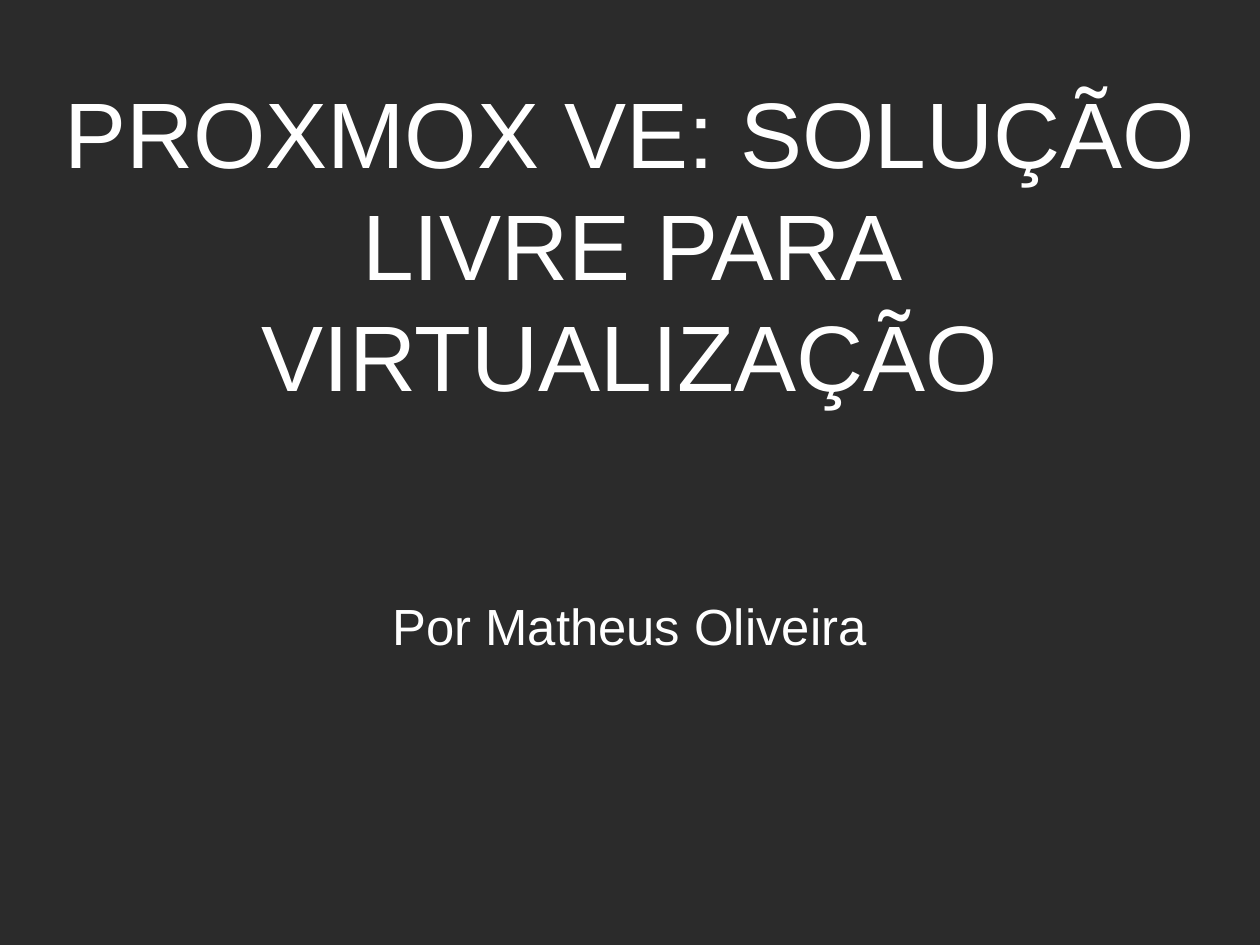
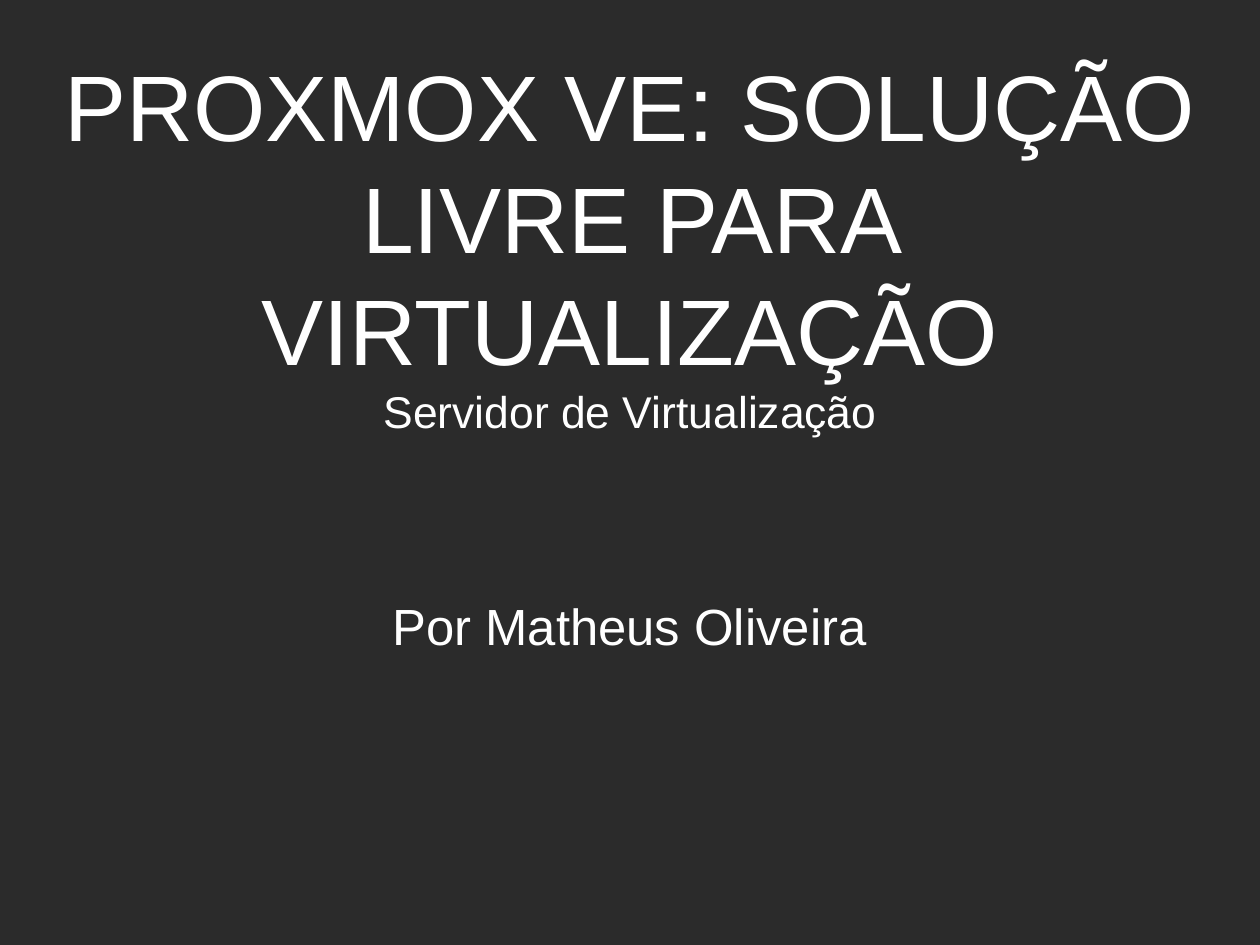
Before and after one commit to matholiveira91/3poticon, a slide deck: slide 1 of proxmoxve.odp. Drawn at 1260x945 pixels with LibreOffice and Linux fonts; fonts in the diff are those of the drawing; background and template pictures are left out; a plain dark background stands for a picture behind light text. Boxes give left, top, right and bottom in pixels: in the first picture for what was removed or moved away, otherwise in the second. Text is boxed around its words. In the diff, an @@ line names an element or a change of style, - is before the commit and + after.

```diff
--- a/proxmoxve.odp
+++ b/proxmoxve.odp
@@ title at bbox=[64, 68, 1194, 437]: text changed @@
-PROXMOX VE: SOLUÇÃO LIVRE PARA VIRTUALIZAÇÃO
+PROXMOX VE: SOLUÇÃO LIVRE PARA VIRTUALIZAÇÃO
+Servidor de Virtualização
```
Also in this commit, not shown: 2 other slides changed, 2 other files.
